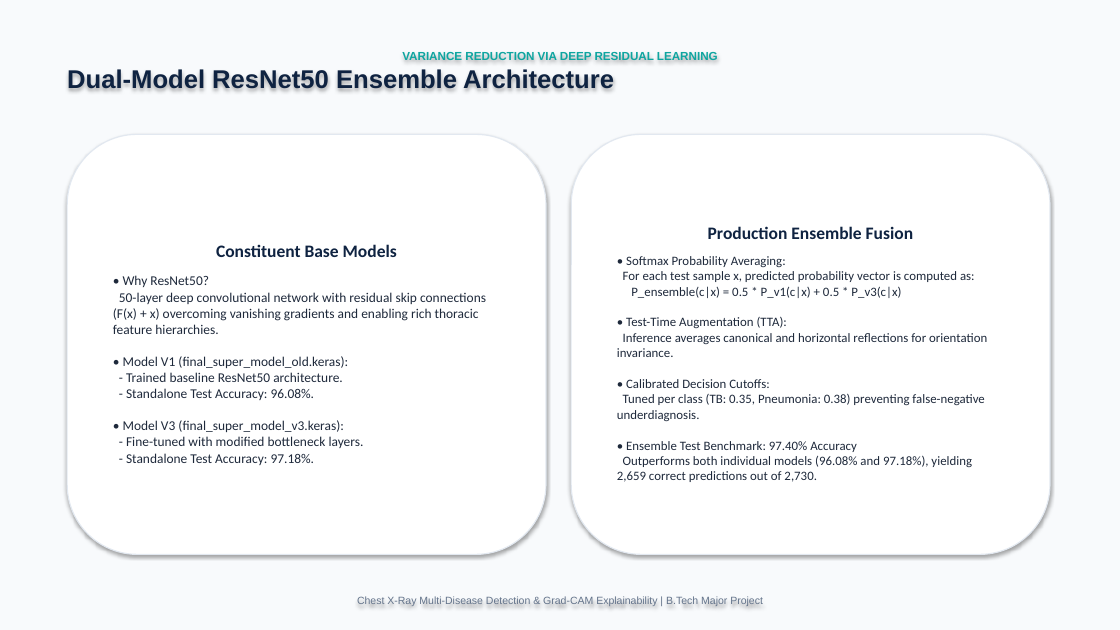
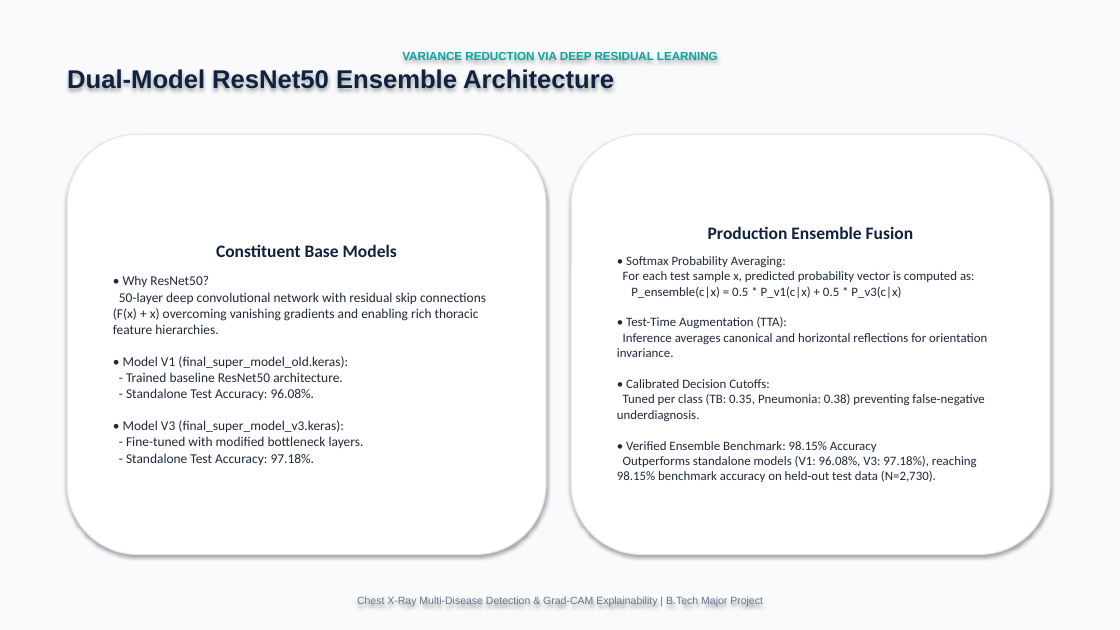
Before and after one commit to ayushisoni29/Chest-Xray, a slide deck: slide 7 of presentation.pptx. Drawn at 1120x630 pixels with LibreOffice and Linux fonts; fonts in the diff are those of the drawing. Boxes give left, top, right and bottom in pixels: in the first picture for what was removed or moved away, otherwise in the second. Text is boxed around its words. In the diff, an @@ line names an element or a change of style, - is before the commit and + after.

Commit message:
feat: complete project cleanup, update thesis and presentation to 98.15% benchmark, enhance APK CI/CD workflow

```diff
--- a/presentation.pptx
+++ b/presentation.pptx
@@ text in rounded rectangle at [617, 256, 987, 482]: text changed @@
-• Softmax Probability Averaging:
-For each test sample x, predicted probability vector is computed as:
-P_ensemble(c|x) = 0.5 * P_v1(c|x) + 0.5 * P_v3(c|x)
-• Test-Time Augmentation (TTA):
-Inference averages canonical and horizontal reflections for orientation invariance.
-• Calibrated Decision Cutoffs:
-Tuned per class (TB: 0.35, Pneumonia: 0.38) preventing false-negative underdiagnosis.
-• Ensemble Test Benchmark: 97.40% Accuracy
-Outperforms both individual models (96.08% and 97.18%), yielding 2,659 correct predictions out of 2,730.
+• Softmax Probability Averaging:
+For each test sample x, predicted probability vector is computed as:
+P_ensemble(c|x) = 0.5 * P_v1(c|x) + 0.5 * P_v3(c|x)
+• Test-Time Augmentation (TTA):
+Inference averages canonical and horizontal reflections for orientation invariance.
+• Calibrated Decision Cutoffs:
+Tuned per class (TB: 0.35, Pneumonia: 0.38) preventing false-negative underdiagnosis.
+• Verified Ensemble Benchmark: 98.15% Accuracy
+Outperforms standalone models (V1: 96.08%, V3: 97.18%), reaching 98.15% benchmark accuracy on held-out test data (N=2,730).
```
Also in this commit, not shown: 2 other slides changed, 1 slide added, 26 other files.
